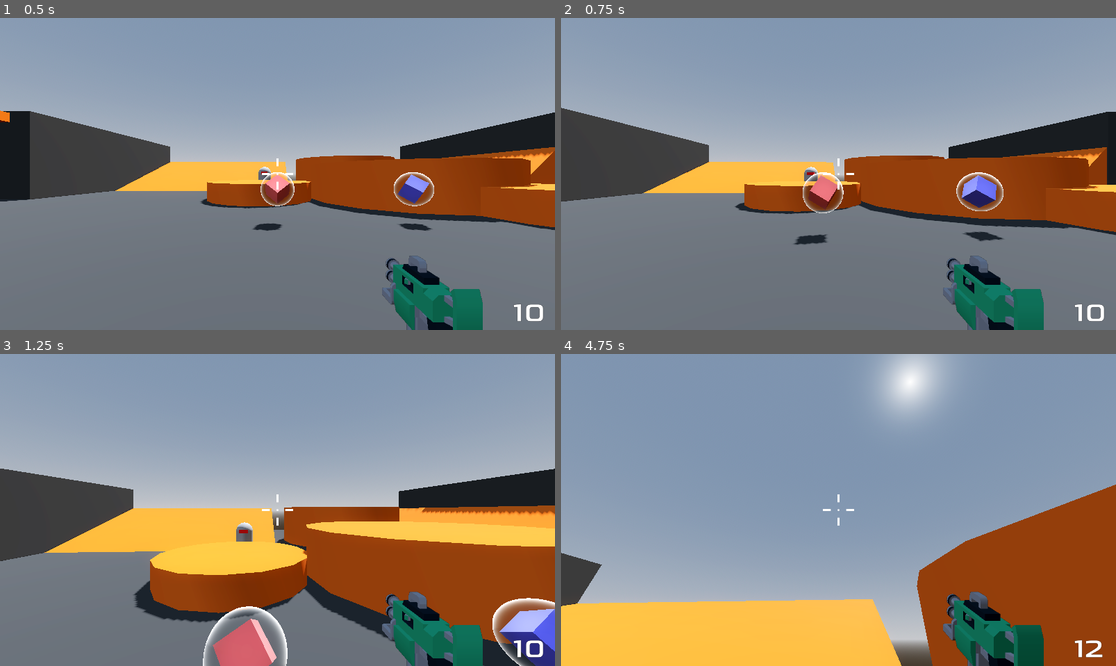
Above: before the commit, frames 1-4 (two rows, left to right).
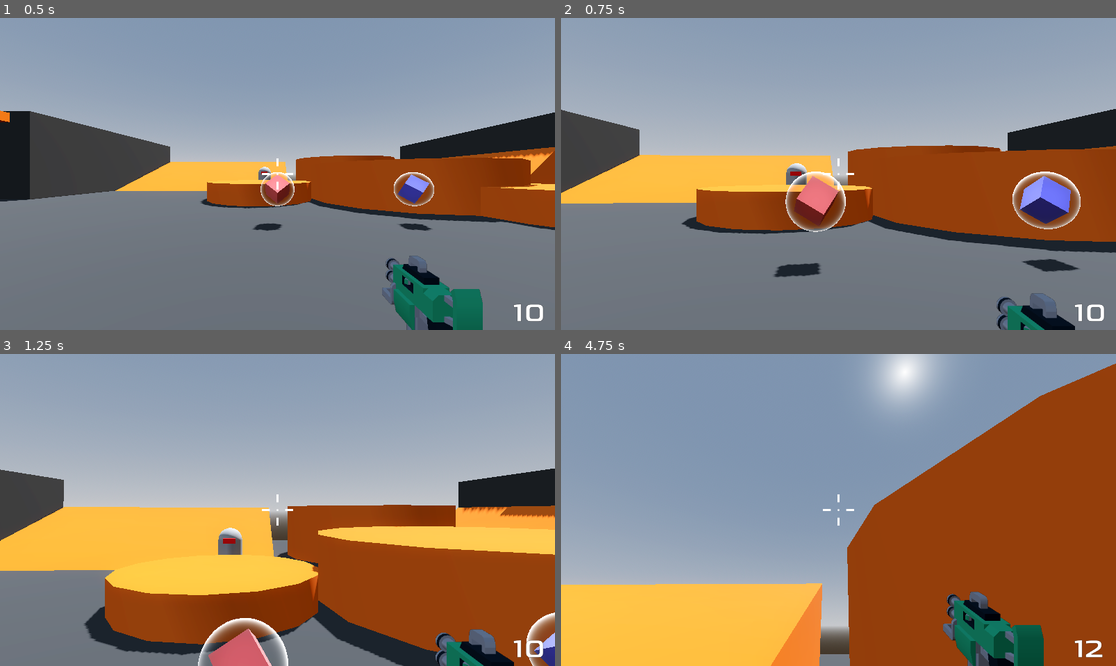
Above: after the commit, the same moments.

Repository: tnargy/RoboRampage
Game: Godot game, scene res://Levels/Sandbox.tscn
Two runs of this game, one before a commit and one after it. Both use one fixed random seed, a clock stepped at 60 frames per second and the inputs below.
Inputs (mouse positions are in pixels of both pictures, inside the frame that each line leads up to):
- Up to frame 1 (0.5 s): no input
- Up to frame 2 (0.75 s): move the mouse to (866, 174) at 0.52 s; hold W (move_forward) from 0.53 s (still down); hold Right mouse button (aim) from 0.53 s (still down)
- Up to frame 3 (1.25 s): keep holding W (move_forward); keep holding Right mouse button (aim); tap Space (jump) at 0.77 s
- Up to frame 4 (4.75 s): keep holding W (move_forward); move the mouse to (810, 510) at 1.27 s; release Right mouse button (aim) at 1.28 s; right-click (810, 510) at 1.35 s; tap Space (jump) at 1.52, 3.02, 3.77, 4.52 s; move the mouse to (849, 503) at 2.02 s; press the mouse at (849, 503) at 2.03 s; right-click (849, 503) at 2.3 s; move the mouse to (832, 516) at 2.77 s; release the mouse at (832, 516) at 2.78 s; tap Mouse wheel up (weapon_cycle_next) at 2.85 s; right-click (832, 516) at 3.05 s; move the mouse to (877, 513) at 3.52 s; hold Mouse wheel down (weapon_cycle_prev) 3.53-4.28 s; right-click (877, 513) at 3.8 s; move the mouse to (794, 506) at 4.27 s; right-click (794, 506) at 4.35 s

Frame 1 is identical in both runs. In frame 2, 19% of the frame differs, in the area x 0-100%, y 28-100%; in frame 3, 23%; in frame 4, 25%, in the area x 0-100%, y 0-100%.

Commit message:
aim/zoom

Diff:
--- a/Player/Player.tscn
+++ b/Player/Player.tscn
@@ -95,6 +95,7 @@
 transform = Transform3D(1, 0, 0, 0, 1, 0, 0, 0, 1, 0, 0.441576, 0)
 
 [node name="SmoothCamera" type="Camera3D" parent="CameraPivot"]
+unique_name_in_owner = true
 transform = Transform3D(1, 0, 0, 0, 1, 0, 0, 0, 1, 0, 0.3, 0)
 top_level = true
 cull_mask = 1048573
@@ -118,6 +119,7 @@
 render_target_update_mode = 4
 
 [node name="WeaponCamera" type="Camera3D" parent="SubViewportContainer/SubViewport"]
+unique_name_in_owner = true
 transform = Transform3D(1, 0, 0, 0, 1, 0, 0, 0, 1, 0, 0.3, 0)
 cull_mask = 2
 fov = 40.0
--- a/Player/player.gd
+++ b/Player/player.gd
@@ -2,7 +2,7 @@
 extends CharacterBody3D
 
 
-const SPEED = 5.0
+var SPEED = 5.0
 const FALL_MULTIPLIER = 2.5
 @export var jump_height: float = 1.0
 @export var max_health := 100
@@ -10,6 +10,7 @@
 @onready var damage_animation_player = %DamageAnimationPlayer
 @onready var game_over_menu = %GameOverMenu
 @onready var ammo_handler: AmmoHandler = %AmmoHandler
+
 var mouse_motion := Vector2.ZERO
 var hitpoints : int = max_health :
 	set(value):
@@ -57,6 +58,8 @@
 	if event is InputEventMouseMotion:
 		if Input.mouse_mode == Input.MOUSE_MODE_CAPTURED:
 			mouse_motion = -event.relative * 0.001
+			if Input.is_action_pressed("aim"):
+				mouse_motion /= 2
 
 	if event.is_action_pressed("ui_cancel"):
 		Input.mouse_mode = Input.MOUSE_MODE_VISIBLE
--- a/Weapons/Pistol.tscn
+++ b/Weapons/Pistol.tscn
@@ -124,6 +124,7 @@
 }
 
 [node name="Pistol" instance=ExtResource("1_sk4x2")]
+zoom_rate = 0.8
 fire_rate = 1.5
 recoil_x = 0
 ammo_type = 1
--- a/Weapons/Sniper.tscn
+++ b/Weapons/Sniper.tscn
@@ -150,6 +150,7 @@
 }
 
 [node name="Sniper" instance=ExtResource("1_268sc")]
+zoom_rate = 0.6
 fire_rate = 1.0
 weapon_damage = 20
 
--- a/Weapons/gun.gd
+++ b/Weapons/gun.gd
@@ -1,6 +1,7 @@
 class_name Gun
 extends Node3D
 
+@export var zoom_rate := 0.7
 @export var fire_rate := 14.0
 @export var weapon_damage := 15
 @export var recoil_x := 4
--- a/Weapons/weapon_handler.gd
+++ b/Weapons/weapon_handler.gd
@@ -4,10 +4,15 @@
 signal weapon_swapped
 
 @export var weapons : Array[Gun]
-var current_active
+@onready var smooth_camera: Camera3D = %SmoothCamera
+@onready var weapon_camera: Camera3D = %WeaponCamera
+var current_active : int
+var player : Player
+
 
 func _ready():
 	equip(weapons[0])
+	player = get_tree().get_first_node_in_group("player")
 
 
 func _unhandled_input(event):
@@ -17,6 +22,24 @@
 	elif event.is_action_pressed("weapon_cycle_prev"):
 		var next_weapon = wrapi(current_active-1, 0, weapons.size())
 		equip(weapons[next_weapon])
+	elif event.is_action_pressed("aim"):
+		_aim()
+	elif event.is_action_released("aim"):
+		_zoom_out()
+
+
+func _aim():
+	smooth_camera.fov *= weapons[current_active].zoom_rate
+	weapon_camera.fov *= weapons[current_active].zoom_rate
+	player.SPEED *= weapons[current_active].zoom_rate
+	weapons[current_active].recoil_x /= 4
+
+
+func _zoom_out():
+	smooth_camera.fov /= weapons[current_active].zoom_rate
+	weapon_camera.fov /= weapons[current_active].zoom_rate
+	player.SPEED /= weapons[current_active].zoom_rate
+	weapons[current_active].recoil_x *= 4
 
 
 func equip(next_weapon : Gun):
